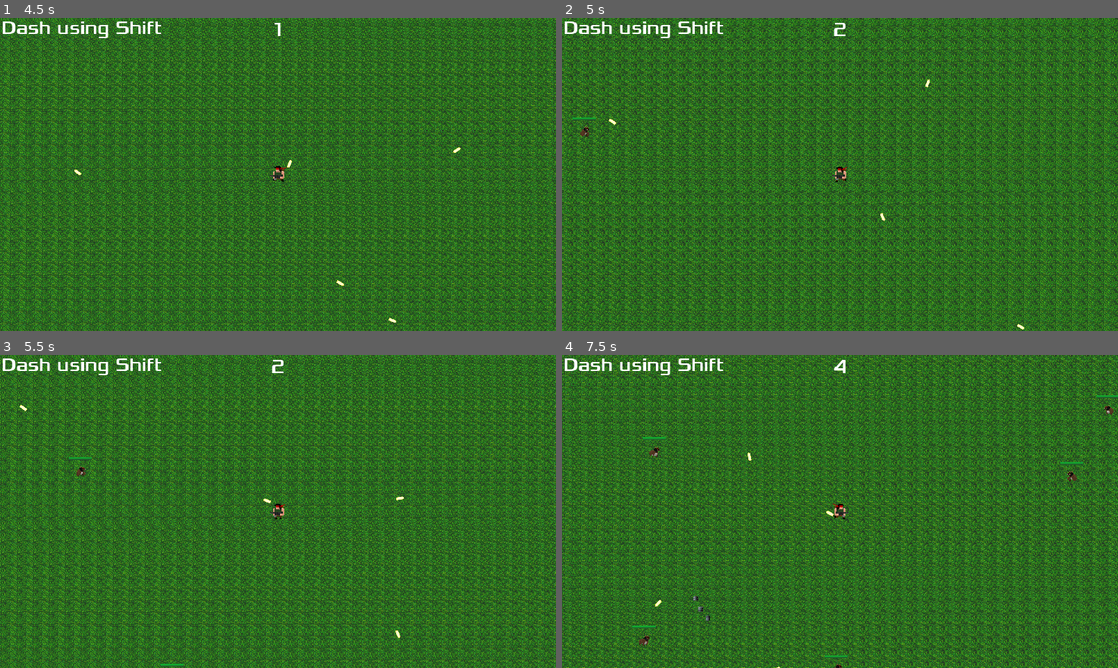
Above: before the commit, frames 1-4 (two rows, left to right).
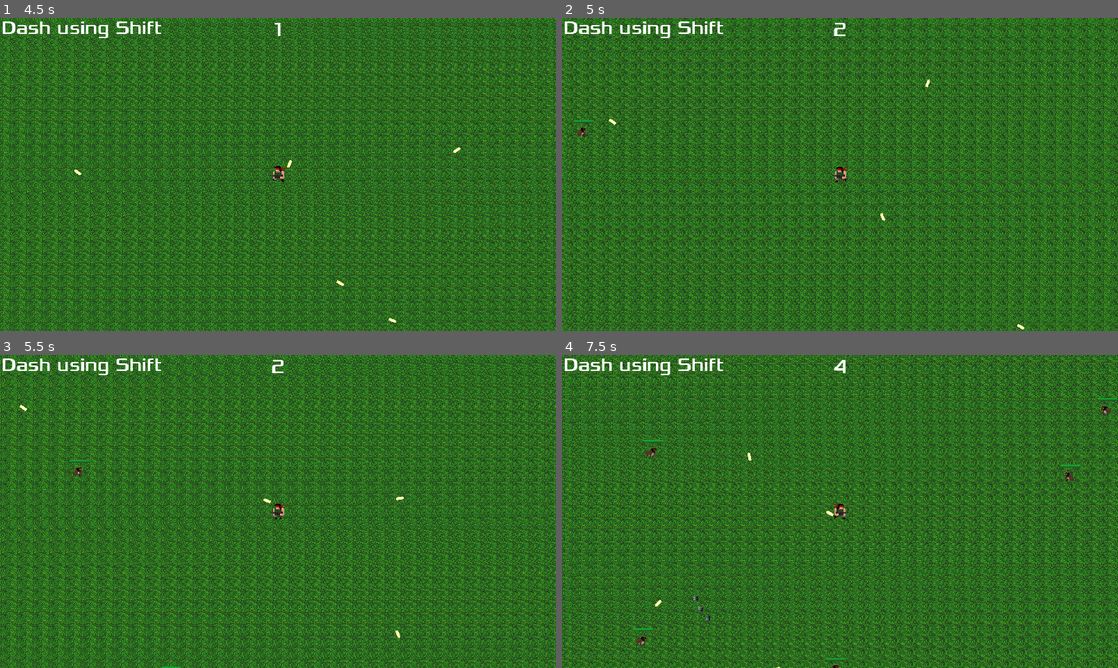
Above: after the commit, the same moments.

Repository: IvanovDenya/SurviveBros
Game: Godot game, scene res://menu/menu.tscn
The game is run twice, just before and just after one commit, with the same random seed, the same clock (stepped at 60 frames per second) and the same inputs. Sound files missing from this copy of the repository are replaced by a short silence.
Inputs:
- Up to frame 1 (4.5 s): click "START" at 0.5 s; tap Enter at 1.25 s; hold D (move_right) 1.28-2.03 s; hold Shift (player_dash) 1.28-2.03 s; hold S (move_down) 2.03-2.78 s; tap Shift (player_dash) at 2.1, 3.6 s; hold D (move_right) 2.78-3.53 s; hold Shift (player_dash) 2.78-3.53 s; hold W (move_up) 3.53-4.28 s; hold A (move_left) from 4.28 s (still down); hold Shift (player_dash) from 4.28 s (still down)
- Up to frame 2 (5 s): keep holding A (move_left); keep holding Shift (player_dash)
- Up to frame 3 (5.5 s): keep holding A (move_left); release Shift (player_dash) at 5.03 s; tap Shift (player_dash) at 5.1 s
- Up to frame 4 (7.5 s): release A (move_left) at 5.78 s; hold S (move_down) 5.78-6.53 s; hold Shift (player_dash) 5.78-6.53 s; hold D (move_right) 6.53-7.28 s; tap Shift (player_dash) at 6.6 s; hold W (move_up) from 7.28 s (still down); hold Shift (player_dash) from 7.28 s (still down)

Frame 1 is identical in both runs. In frame 2, 0.1% of the frame differs, in the area x 1-7%, y 31-38%; in frame 3, 0.1%; in frame 4, 0.5%, in the area x 12-100%, y 12-100%.

Commit message:
Mob remix 2

Diff:
--- a/units/mob.tscn
+++ b/units/mob.tscn
@@ -80,24 +80,26 @@
 script = ExtResource("1_ebpeh")
 
 [node name="AnimatedSprite2D" type="AnimatedSprite2D" parent="."]
-position = Vector2(5, -10)
+position = Vector2(-6, -10)
 scale = Vector2(2, 2)
 sprite_frames = SubResource("SpriteFrames_x1lww")
 animation = &"walk"
 frame_progress = 0.955569
 
 [node name="HpBar" parent="." instance=ExtResource("8_2ykid")]
-offset_left = -37.0
-offset_top = -48.0
-offset_right = 229.0
-offset_bottom = 2.0
-scale = Vector2(0.3, 0.2)
+offset_left = -33.0
+offset_top = -39.0
+offset_right = 233.0
+offset_bottom = 11.0
+scale = Vector2(0.25, 0.2)
 
 [node name="HpController" parent="." instance=ExtResource("9_0kf8y")]
 
 [node name="XpSpawner" parent="." instance=ExtResource("6_oswkd")]
 
 [node name="CollisionPolygon2D" type="CollisionPolygon2D" parent="."]
+position = Vector2(-9.2883, 1.16053)
+scale = Vector2(0.988782, 0.960526)
 polygon = PackedVector2Array(-13, 18, 25, 18, 25, -20, 10, -20, -14, 4)
 
 [connection signal="body_entered" from="." to="." method="_on_body_entered"]
